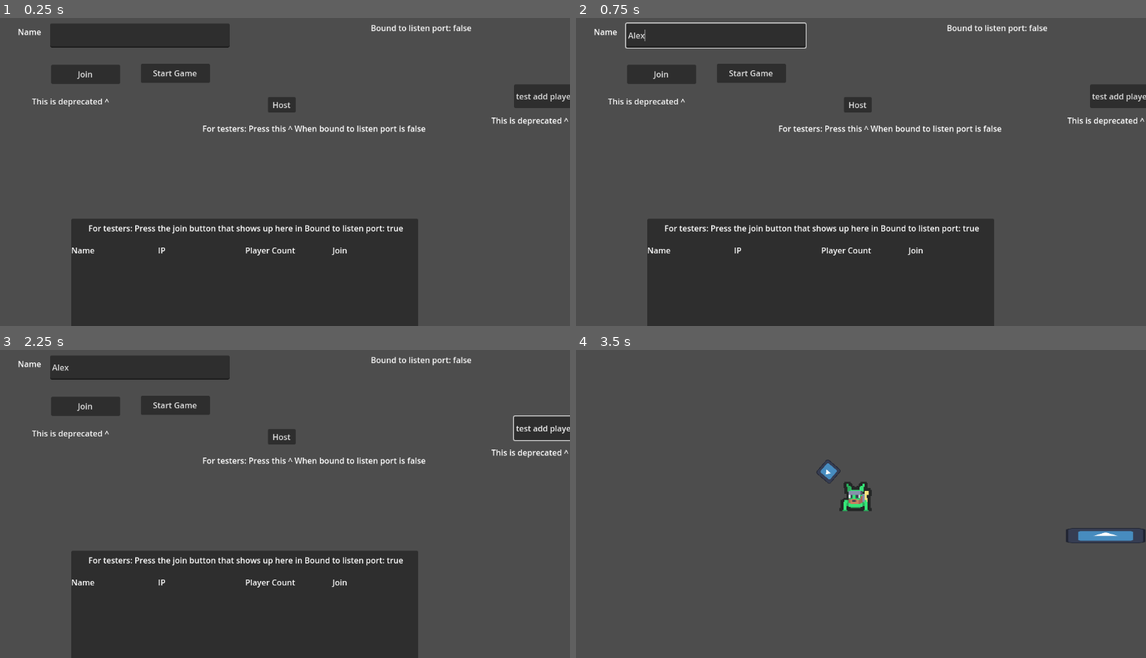
Above: before the commit, frames 1-4 (two rows, left to right).
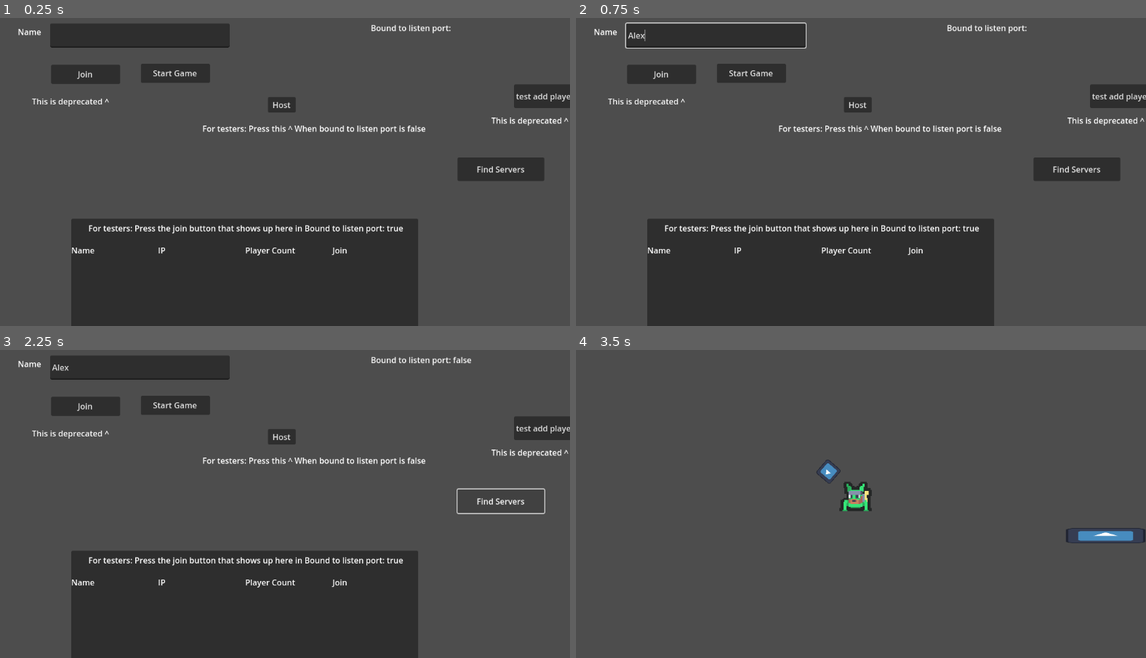
Above: after the commit, the same moments.

Repository: naixsu/CROCPNG
Game: Godot game, scene res://Scenes/Testing/NaixTestScenes/Multiplayer.tscn
Two runs of this game, one before a commit and one after it. Both use one fixed random seed, a clock stepped at 60 frames per second and the inputs below. The engine's default icon, where the game draws it, is replaced by a stand-in: a white triangle on a blue panel in a dark square.
Inputs (mouse positions are in pixels of both pictures, inside the frame that each line leads up to):
- Up to frame 1 (0.25 s): no input
- Up to frame 2 (0.75 s): click (718, 36) at 0.52 s; type "Alex" at 0.6 s
- Up to frame 3 (2.25 s): click "test add player (host)" at 1.25 s; click (501, 500) at 2 s, where only the run after the commit has a clickable "Find Servers"
- Up to frame 4 (3.5 s): click "Start Game" at 2.75 s

The runs differ from the first frame. In frame 1, 1.1% of the frame differs, in the area x 79-96%, y 2-53%; in frame 2, 1.1%; in frame 3, 0.4%; in frame 4, nothing differs.

Commit message:
test separate server and client

Diff:
--- a/Scenes/Testing/NaixTestScenes/Multiplayer.tscn
+++ b/Scenes/Testing/NaixTestScenes/Multiplayer.tscn
@@ -118,6 +118,15 @@
 offset_bottom = 215.0
 text = "test add player (host)"
 
+[node name="FindServer" type="Button" parent="."]
+layout_mode = 0
+offset_left = 929.0
+offset_top = 313.0
+offset_right = 1101.0
+offset_bottom = 360.0
+text = "Find Servers
+"
+
 [node name="DeprecationLabel" type="Label" parent="."]
 layout_mode = 0
 offset_left = 85.0
@@ -155,3 +164,4 @@
 [connection signal="button_down" from="StartGame" to="." method="_on_start_game_button_down"]
 [connection signal="timeout" from="ServerBrowser/BroadcastTimer" to="ServerBrowser" method="_on_broadcast_timer_timeout"]
 [connection signal="button_down" from="Button" to="." method="_on_button_button_down"]
+[connection signal="button_down" from="FindServer" to="ServerBrowser" method="_on_find_server_button_down"]
--- a/Scripts/Testing/NaixTestScripts/MultiplayerController.gd
+++ b/Scripts/Testing/NaixTestScripts/MultiplayerController.gd
@@ -11,6 +11,7 @@
 
 var peer
 var ipAddress = ""
+var serverName = ""
 
 # Called when the node enters the scene tree for the first time.
 func _ready():
@@ -28,8 +29,12 @@
 #
 #	line_edit.text = ipAddress
 
+#	if "--server" in OS.get_cmdline_args():
+#		host_game()
 	if "--server" in OS.get_cmdline_args():
-		host_game()
+		var serverIndex = OS.get_cmdline_args().find("--server")
+		serverName = OS.get_cmdline_args()[serverIndex + 1]
+		custom_host(serverName)
 
 	$ServerBrowser.joinGame.connect(join_by_ip)
 	pass # Replace with function body.
@@ -84,6 +89,18 @@
 
 	# send_player_information(nameEdit.text, multiplayer.get_unique_id())
 
+func custom_host(serverName):
+	peer = ENetMultiplayerPeer.new()
+	var error = peer.create_server(port, 32)
+
+	if error != OK:
+		print("Cannot host: " + str(error))
+		return
+
+	peer.get_host().compress(ENetConnection.COMPRESS_RANGE_CODER) # Make sure to have the same compression
+	multiplayer.set_multiplayer_peer(peer)
+	$ServerBrowser.set_up_broadcast(serverName + "'s server")
+
 func _on_host_button_down():
 	host_game()
 	send_player_information(nameEdit.text, multiplayer.get_unique_id())
--- a/Scripts/Testing/NaixTestScripts/ServerBrowser.gd
+++ b/Scripts/Testing/NaixTestScripts/ServerBrowser.gd
@@ -17,7 +17,7 @@
 # Called when the node enters the scene tree for the first time.
 func _ready():
 	broadcastTimer = $BroadcastTimer
-	set_up()
+#	set_up()
 
 
 	pass # Replace with function body.
@@ -54,6 +54,8 @@
 
 # Called every frame. 'delta' is the elapsed time since the previous frame.
 func _process(delta):
+	if listener == null:
+		return
 	if listener.get_available_packet_count() > 0:
 		var serverip = listener.get_packet_ip()
 		var serverport = listener.get_packet_port()
@@ -115,3 +117,7 @@
 
 func join_by_ip(ip):
 	joinGame.emit(ip)
+
+
+func _on_find_server_button_down():
+	set_up() # Replace with function body.
Not shown, added: Exports/Test/testemit.console.exe
Not shown, added: Exports/Test/testemit.exe
Not shown, added: Exports/Test/testemit.pck
